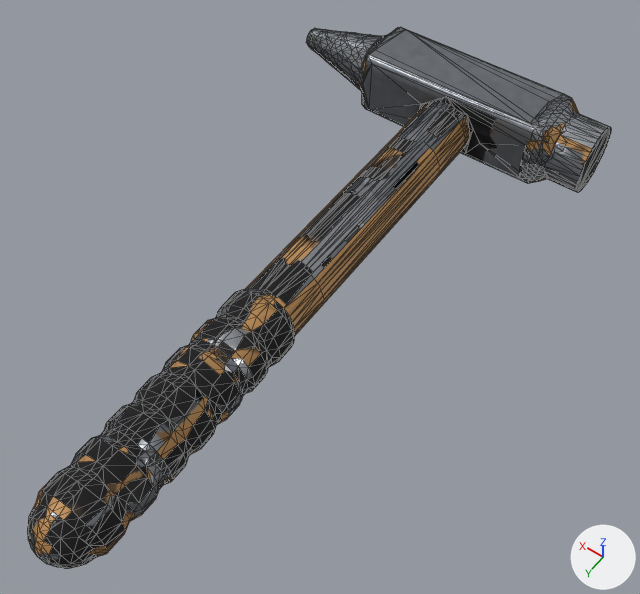
A saved change to the glTF model priv/models/hammer_edits.glb.
Before and after are seen from a camera (50 mm lens) standing at (-0.144, 0.183, 0.307) and looking at (-0.009, -0.006, 0.01). The axes (+X, +Y, +Z) are drawn at lower right. The lights are the same throughout. The picture after the commit comes second. Mesh edges are drawn as thin lines. Vertices at exactly the same position are counted once.

Objects in the first picture: 'hammer_edits'.
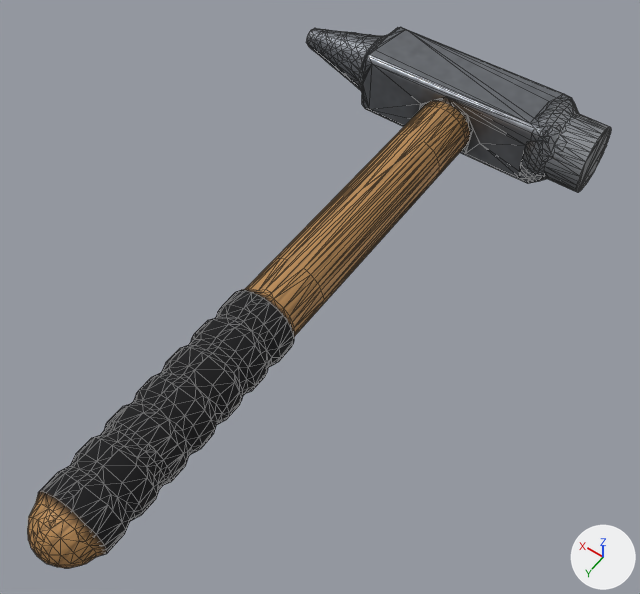
The change, as a diff of the scene's bpy script:
```diff
--- a/priv/models/hammer_edits.glb.py
+++ b/priv/models/hammer_edits.glb.py
@@ me_hammer_edits @@
 # used by ob_hammer_edits; location = (0.0, 0.0, 0.0)
-me_hammer_edits.from_pydata(...)  # 1673 vertices, 3342 faces; spans x -0.07..0.092, y -0.159..0.144, z 0.001..0.039
+me_hammer_edits.from_pydata(...)  # 1677 vertices, 3350 faces; spans x -0.07..0.092, y -0.159..0.144, z 0.001..0.039
+# me_hammer_edits part 1
+# 4 vertices are removed from x -0.01..0.015, y 0.128..0.133, z 0.005..0.03
+# 37 faces are deleted
+# 1 vertex moves within x 0.008, y 0.132, z 0.028
+# 8 vertices are added at x -0.012..0.015, y 0.128..0.133, z 0.005..0.03
+# 45 new faces join them
+# me_hammer_edits part 2
+# 1 vertex is removed from x -0.015, y 0.022, z 0.022
+# 29 faces are deleted
+# 1 vertex is added at (-0.015, 0.022, 0.023)
+# 29 new faces join them
+# me_hammer_edits part 3: 2236 kept faces spanning x -0.07..0.092, y -0.158..0.144, z 0.001..0.037 get new texture (UV) coordinates
 me_hammer_edits.materials.append(mat_paint)
```

Boxes [x1, y1, x2, y2] around the edits, measured in the pictures (640 x 594 px; the box of a moved part takes in the faces that stretch with it):
part 1 of me_hammer_edits, moved or reshaped: [29, 491, 92, 552] in both
part 2 of me_hammer_edits, moved or reshaped: [246, 127, 463, 348] in both
part 3 of me_hammer_edits, surface changed: [28, 33, 611, 568] in both
